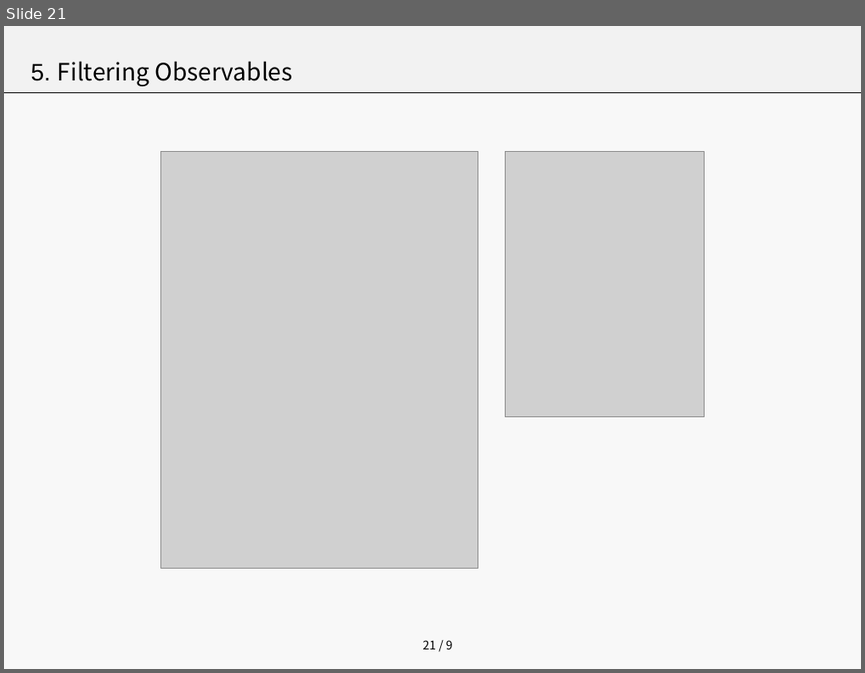
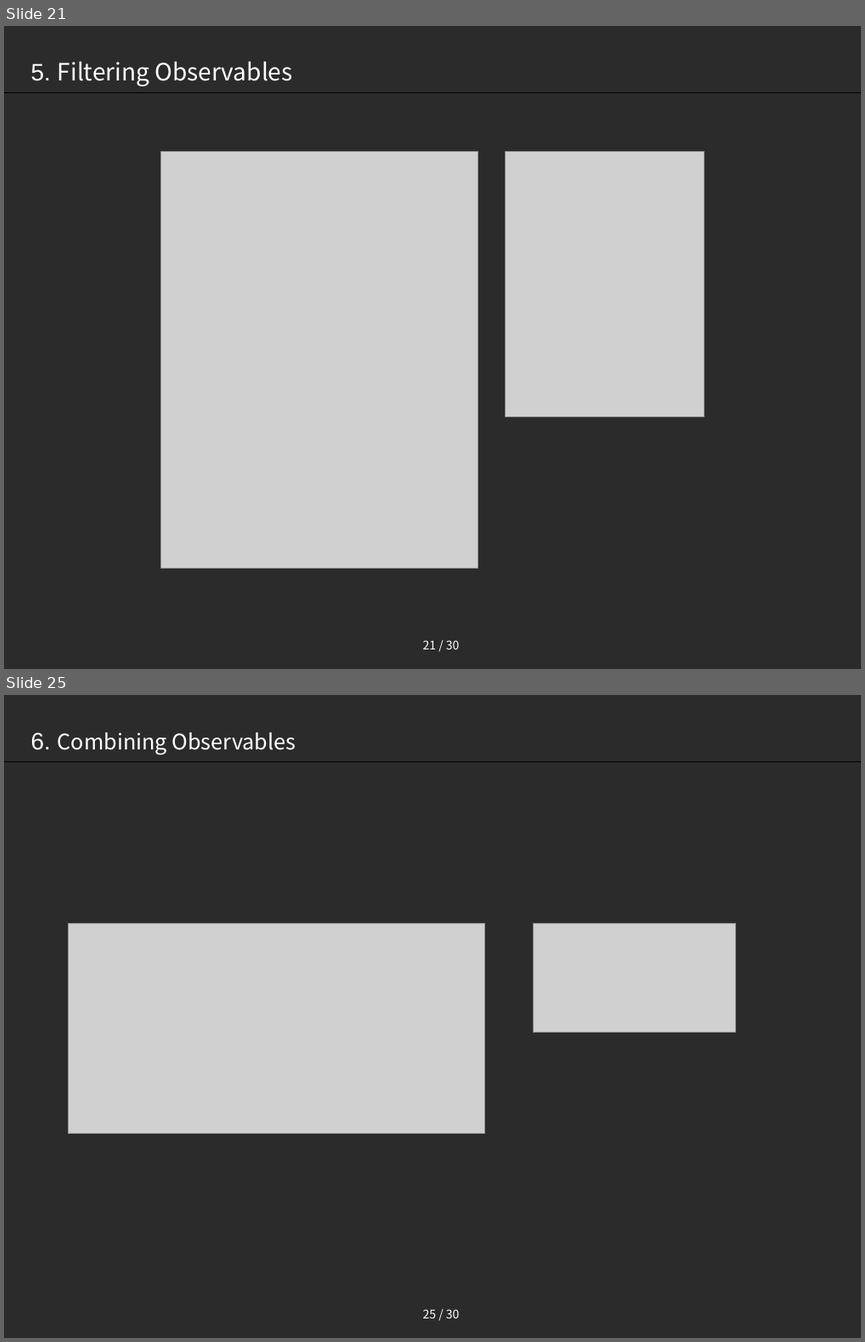
Before and after one commit to seoyoon630/RxDemo, a slide deck: RxJava.pptx. Shown one above the other, each under a label of ours: slide 21 before the commit, slides 21 and 25 after it; the slides between them are not shown. The pictures are 865x673 and 865x1342 pixels, drawn with LibreOffice and Linux fonts; fonts in the diff are those of the drawing; grey boxes stand for pictures. Boxes give left, top, right and bottom in pixels: in the first picture for what was removed or moved away, otherwise in the second. Text is boxed around its words. In the diff, an @@ line names an element or a change of style, - is before the commit and + after.

Commit message:
1. combiningObservables

```diff
--- a/RxJava.pptx
+++ b/RxJava.pptx
@@ slide 25 added at (4, 695, 861, 1338), background #000000 at 83% opacity; not listed: 2 template elements that a slide beside it also shows @@
@@ text added at (31, 732, 296, 755), 18 pt, text #FFFFFF @@
+6. Combining Observables
@@ picture added at (69, 923, 484, 1133) @@
@@ picture added at (533, 923, 735, 1032) @@
@@ slide 21 changed as well @@
@@ background #F2F2F2 at 50% opacity to #000000 at 83% opacity @@
@@ rectangle removed at (4, 26, 861, 92) @@
@@ text "5. Filtering Observables" at (31, 61, 292, 86): text colour #000000 to #FFFFFF @@
@@ page number at (423, 640, 460, 649): text changed; text colour #000000 to #FFFFFF @@
-21 / 9
+21 / 30
```
Also in this commit, not shown: 20 other slides changed, 10 other slides added, 3 other files.
